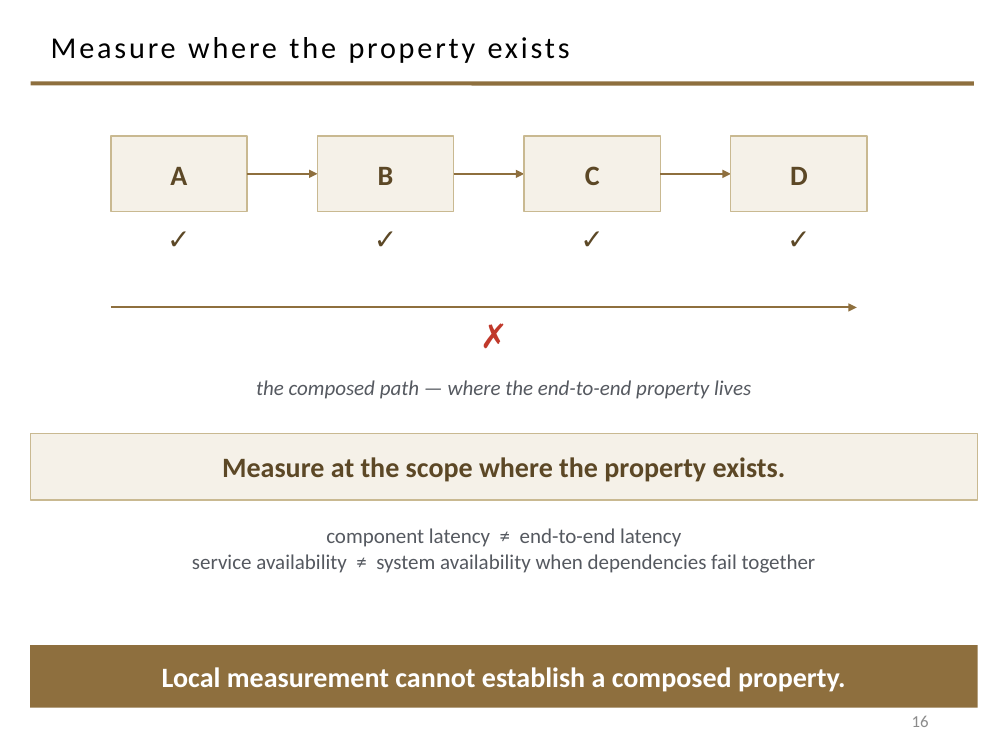
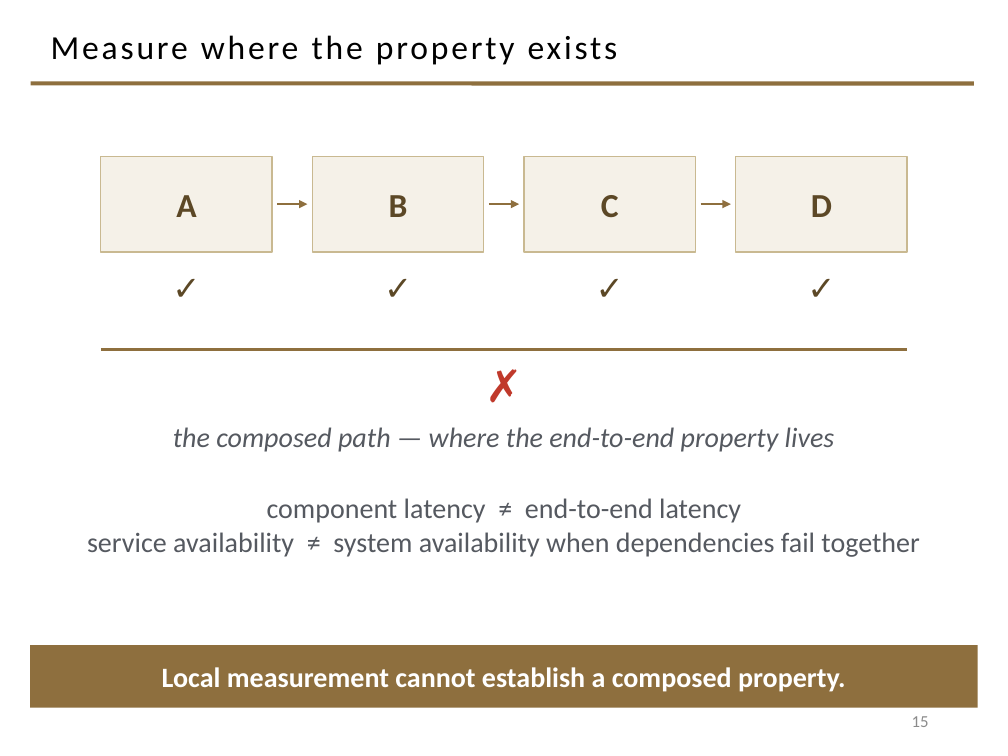
Before and after one commit to davisjam/model-based-agentic-software-engineering, a slide deck: slide 15 of course/lectures/act-1-foundations/09-engineering-decision-making-and-metrics/1-9-Engineering-Decision-Making-and-Metrics.pptx (slide 16 before the commit). Drawn at 1008x756 pixels with LibreOffice and Linux fonts; fonts in the diff are those of the drawing; background and template pictures are left out. Boxes give left, top, right and bottom in pixels: in the first picture for what was removed or moved away, otherwise in the second. Text is boxed around its words. In the diff, an @@ line names an element or a change of style, - is before the commit and + after.

```diff
--- a/course/lectures/act-1-foundations/09-engineering-decision-making-and-metrics/1-9-Engineering-Decision-Making-and-Metrics.pptx
+++ b/course/lectures/act-1-foundations/09-engineering-decision-making-and-metrics/1-9-Engineering-Decision-Making-and-Metrics.pptx
@@ title "Measure where the property exists" at [51,35,618,65]: size 21.6 to 24 pt @@
@@ rectangle "A": place and size @@
-rectangle "A" at [111,136,247,212]
+rectangle "A" at [101,156,272,252]
@@ rectangle "B": place and size @@
-rectangle "B" at [318,136,454,212]
+rectangle "B" at [312,156,484,252]
@@ rectangle "C": place and size @@
-rectangle "C" at [524,136,660,212]
+rectangle "C" at [524,156,696,252]
@@ size 20 to 24 pt in 4 elements at [101,156,272,252], [312,156,484,252], [524,156,696,252], [736,156,907,252] @@
@@ rectangle "D": place and size @@
-rectangle "D" at [731,136,867,212]
+rectangle "D" at [736,156,907,252]
@@ arrow moved from (247, 174) - (318, 174) to (277, 204) - (307, 204) @@
@@ arrow moved from (454, 174) - (524, 174) to (489, 204) - (519, 204) @@
@@ arrow moved from (660, 174) - (731, 174) to (701, 204) - (731, 204) @@
@@ text "✓": place and size @@
-text "✓" at [111,222,247,264]
+text "✓" at [101,262,272,312]
@@ text "✓": place and size @@
-text "✓" at [318,222,454,264]
+text "✓" at [312,262,484,312]
@@ text "✓": place and size @@
-text "✓" at [524,222,660,264]
+text "✓" at [524,262,696,312]
@@ size 20 to 24 pt; vertical alignment top to middle in 4 elements at [101,262,272,312], [312,262,484,312], [524,262,696,312], [736,262,907,312] @@
@@ text "✓": place and size @@
-text "✓" at [731,222,867,264]
+text "✓" at [736,262,907,312]
@@ arrow moved from (111, 307) - (857, 307) to (101, 350) - (907, 350) @@
@@ arrow (101, 350) - (907, 350): arrow to line @@
@@ text "✗": place and size @@
-text "✗" at [449,314,539,365]
+text "✗" at [459,360,549,410]
@@ text "✗" at [459,360,549,410]: size 24 to 32 pt; vertical alignment top to middle @@
@@ text "the composed path — where ...": place and size @@
-text "the composed path — where ..." at [256,380,751,399]
+text "the composed path — where ..." at [173,427,835,452]
@@ text "the composed path — where ..." at [173,427,835,452]: size 15 to 20 pt; vertical alignment top to middle @@
@@ rectangle removed at [30,433,978,500] @@
-Measure at the scope where the property exists.
@@ text "component latency ≠ end-to-end latency": place and size @@
-text "component latency ≠ end-to-end latency" at [192,528,816,573]
+text "component latency ≠ end-to-end latency" at [87,498,920,557]
@@ text "component latency ≠ end-to-end latency" at [87,498,920,557]: size 15 to 20 pt; less space between paragraphs; vertical alignment top to middle @@
@@ page number at [912,716,929,727]: text changed @@
-16
+15
```
Also in this commit, not shown: 22 other slides changed, 2 slides added, 3 slides removed, 1 other file.
